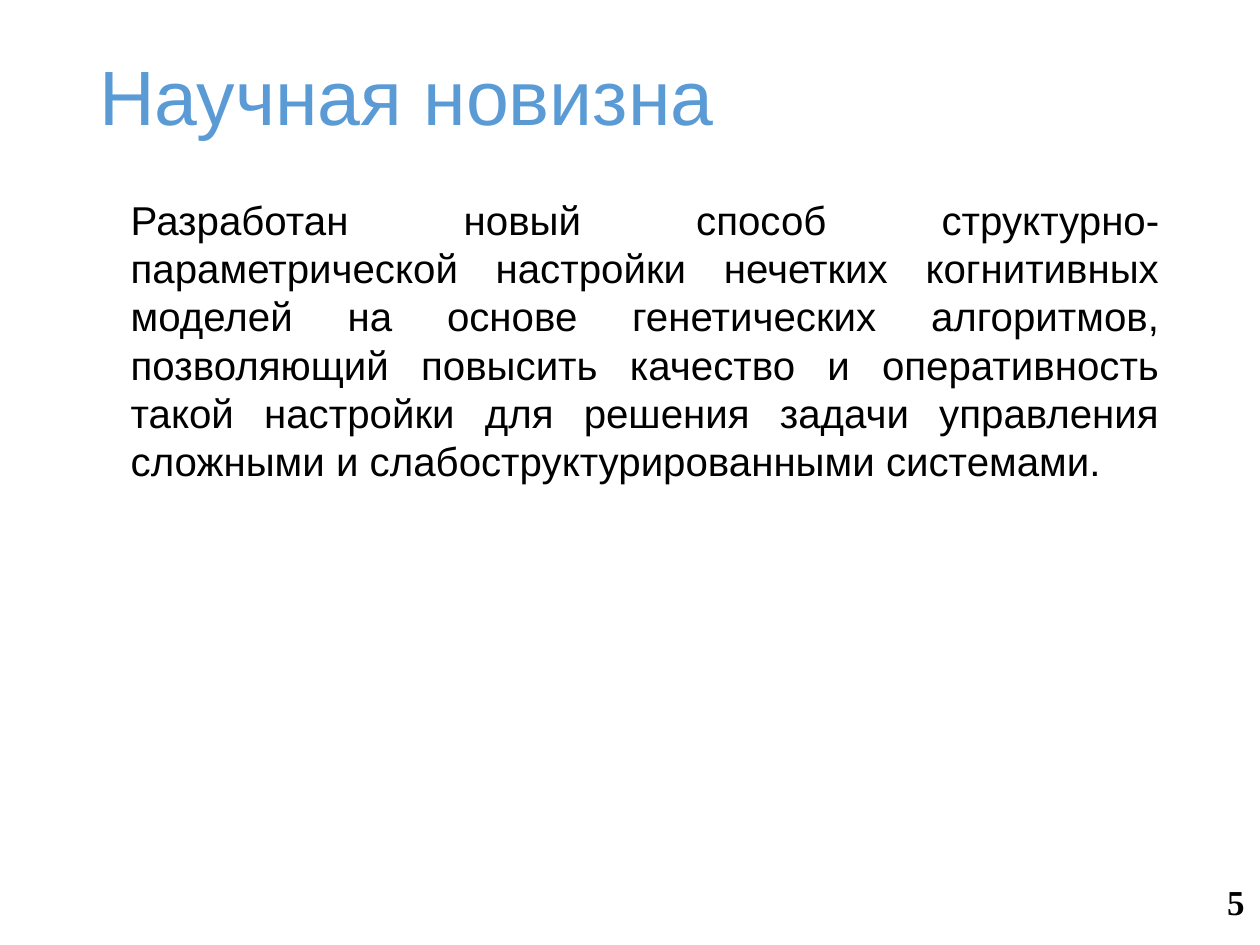
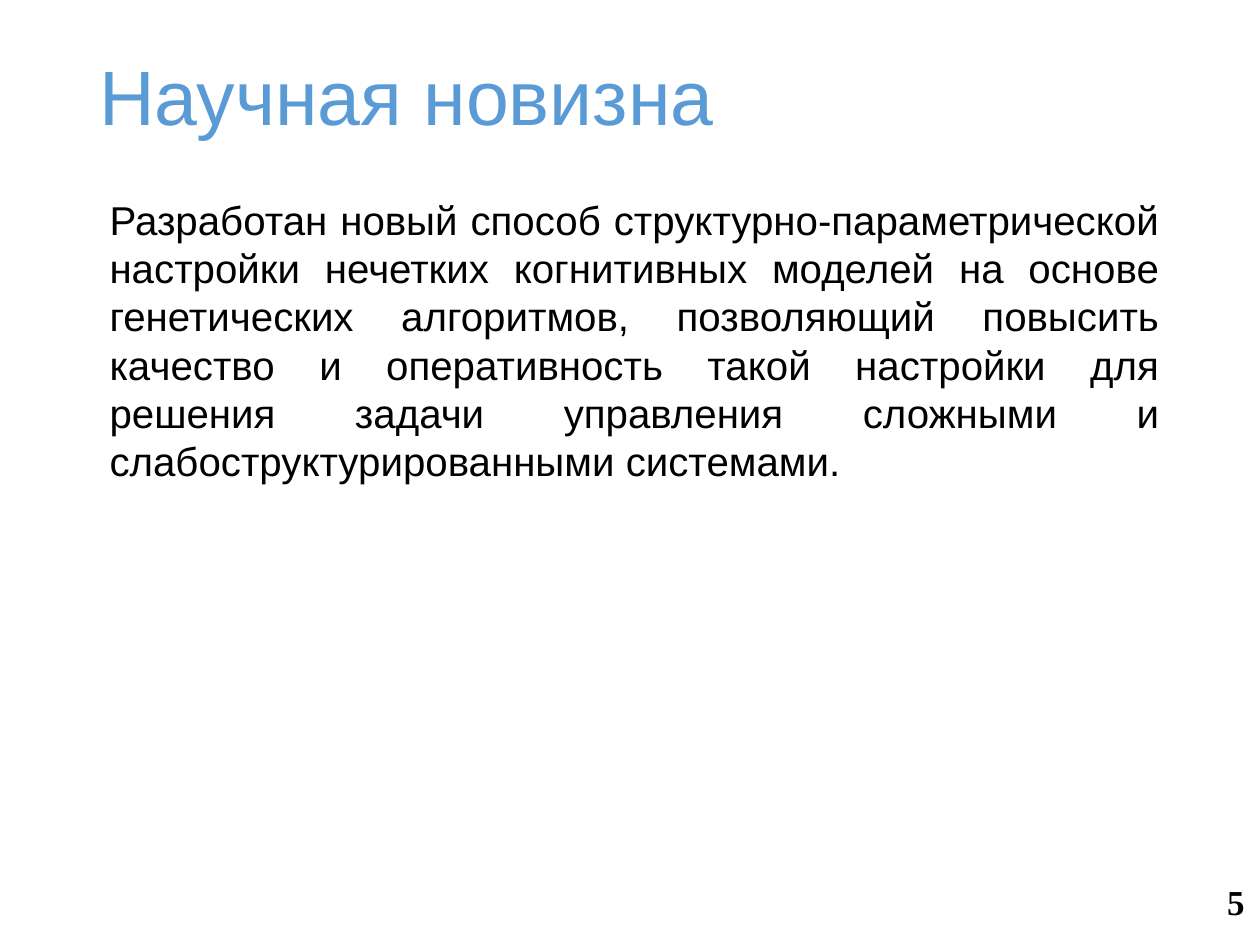
Before and after one commit to SquakR/fuzzy_cognitive_model, a slide deck: slide 5 of docs/presentation.pptx. Drawn at 1260x945 pixels with LibreOffice and Linux fonts; fonts in the diff are those of the drawing; background and template pictures are left out. Boxes give left, top, right and bottom in pixels: in the first picture for what was removed or moved away, otherwise in the second. Text is boxed around its words. In the diff, an @@ line names an element or a change of style, - is before the commit and + after.

```diff
--- a/docs/presentation.pptx
+++ b/docs/presentation.pptx
@@ text "Разработан новый способ структурно-параметрической настройки ..." rewrapped from (131,205,1160,484) to (110,205,1159,484) @@
```
Also in this commit, not shown: 2 other slides changed, 25 slides added, 2 other files.
